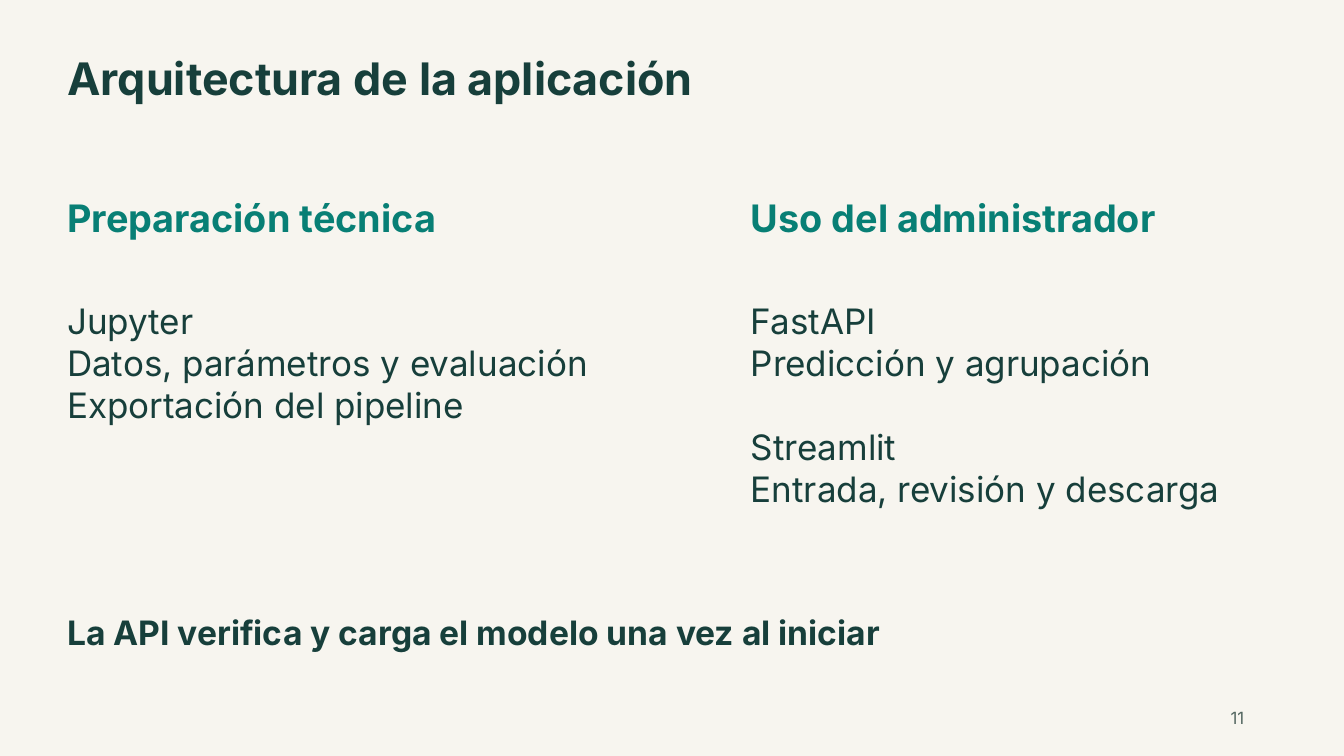
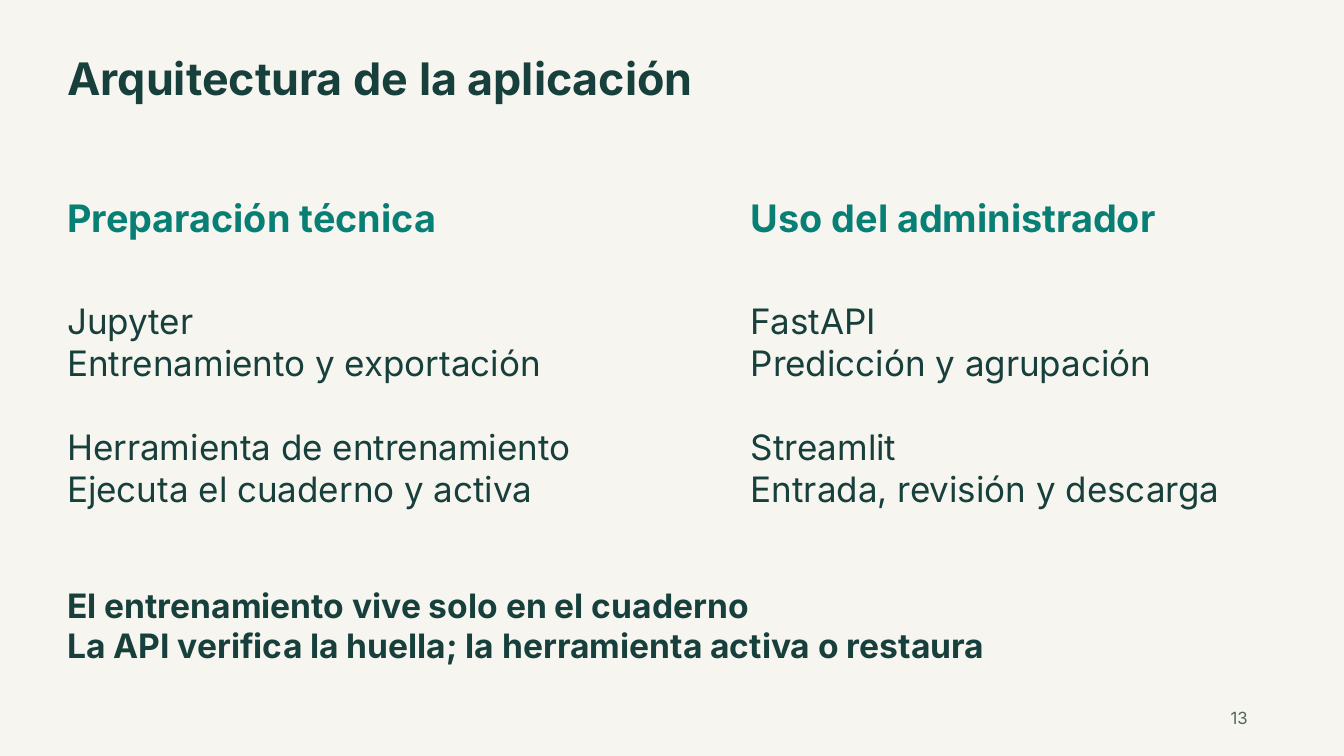
Before and after one commit to bvelastegui/hotel-reviews-ml, a slide deck: slide 13 of entregables/presentacion.pptx (slide 11 before the commit). Drawn at 1344x756 pixels with LibreOffice and Linux fonts; fonts in the diff are those of the drawing. Boxes give left, top, right and bottom in pixels: in the first picture for what was removed or moved away, otherwise in the second. Text is boxed around its words. In the diff, an @@ line names an element or a change of style, - is before the commit and + after.

```diff
--- a/entregables/presentacion.pptx
+++ b/entregables/presentacion.pptx
@@ text at <box>67,349,571,509</box>: text changed @@
-Datos, parámetros y evaluación
-Exportación del pipeline
+Entrenamiento y exportación
+Herramienta de entrenamiento
+Ejecuta el cuaderno y activa
@@ text at <box>67,592,984,665</box>: text changed @@
-La API verifica y carga el modelo una vez al iniciar
+El entrenamiento vive solo en el cuaderno
+La API verifica la huella; la herramienta activa o restaura
@@ text at <box>1231,711,1248,724</box>: text changed @@
-11
+13
```
Also in this commit, not shown: 10 other slides changed, 4 slides added, 1 slide removed, 3 other files.
